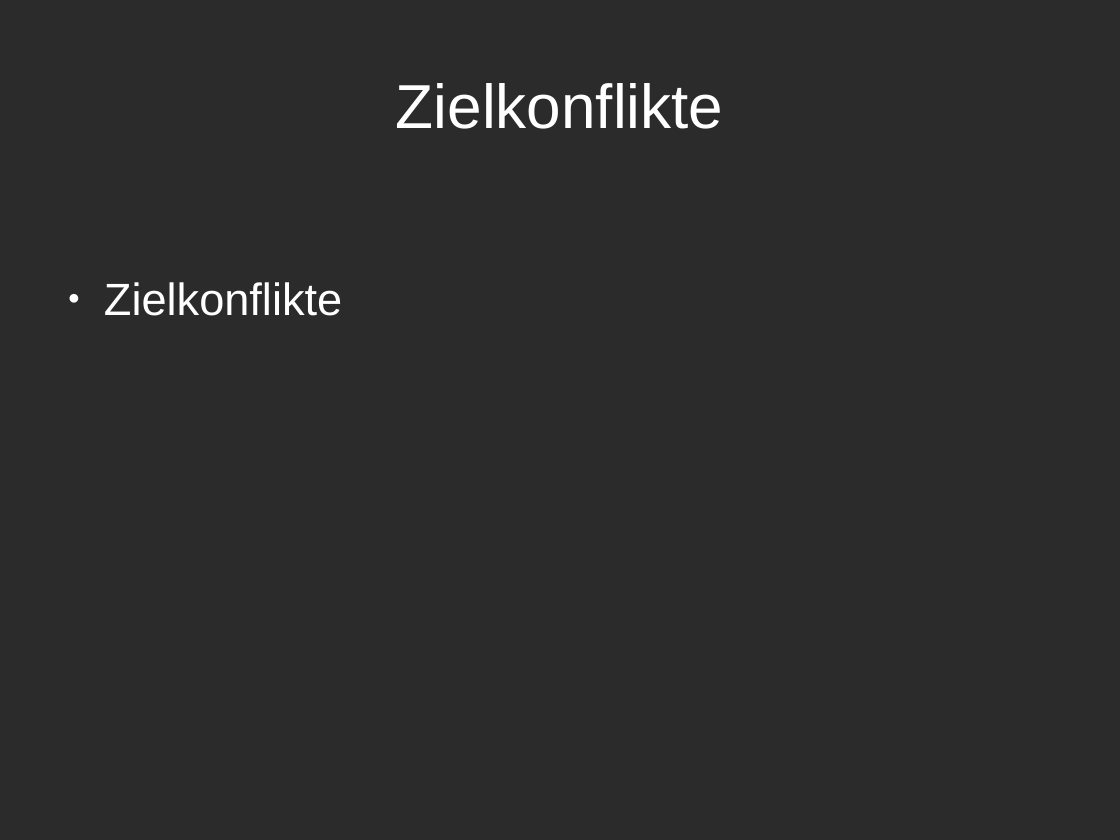
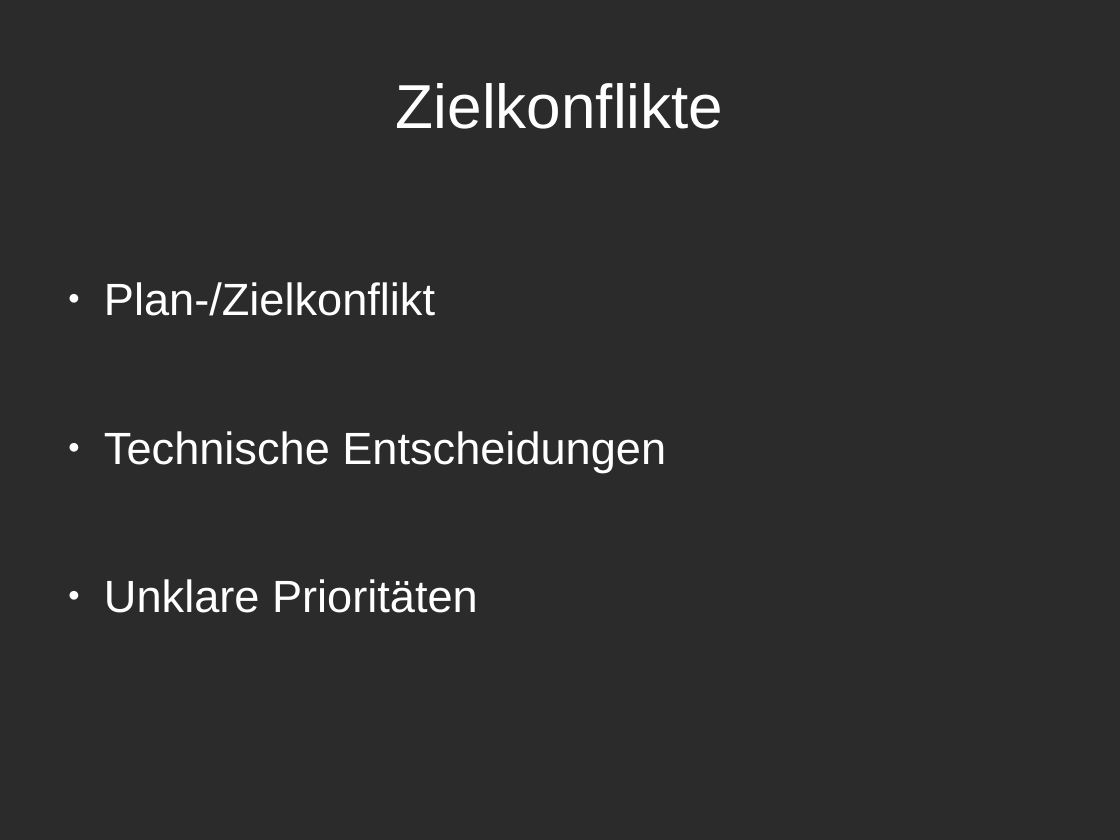
Before and after one commit to mksaf/EX-GSO-SE1, a slide deck: slide 4 of presentation.odp. Drawn at 1120x840 pixels with LibreOffice and Linux fonts; fonts in the diff are those of the drawing; background and template pictures are left out; a plain dark background stands for a picture behind light text. Boxes give left, top, right and bottom in pixels: in the first picture for what was removed or moved away, otherwise in the second. Text is boxed around its words. In the diff, an @@ line names an element or a change of style, - is before the commit and + after.

Commit message:
Update Presentation

```diff
--- a/presentation.odp
+++ b/presentation.odp
@@ text at <box>104,282,666,613</box>: text changed @@
-● Zielkonflikte
+● Plan-/Zielkonflikt
+● Technische Entscheidungen
+● Unklare Prioritäten
```
Also in this commit, not shown: 3 other slides changed, 1 other file.
